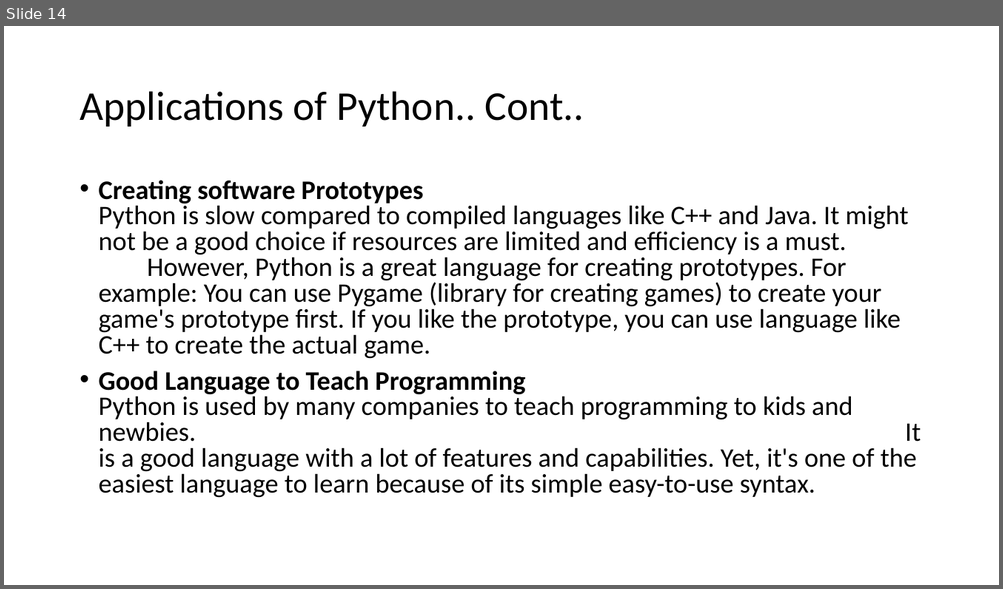
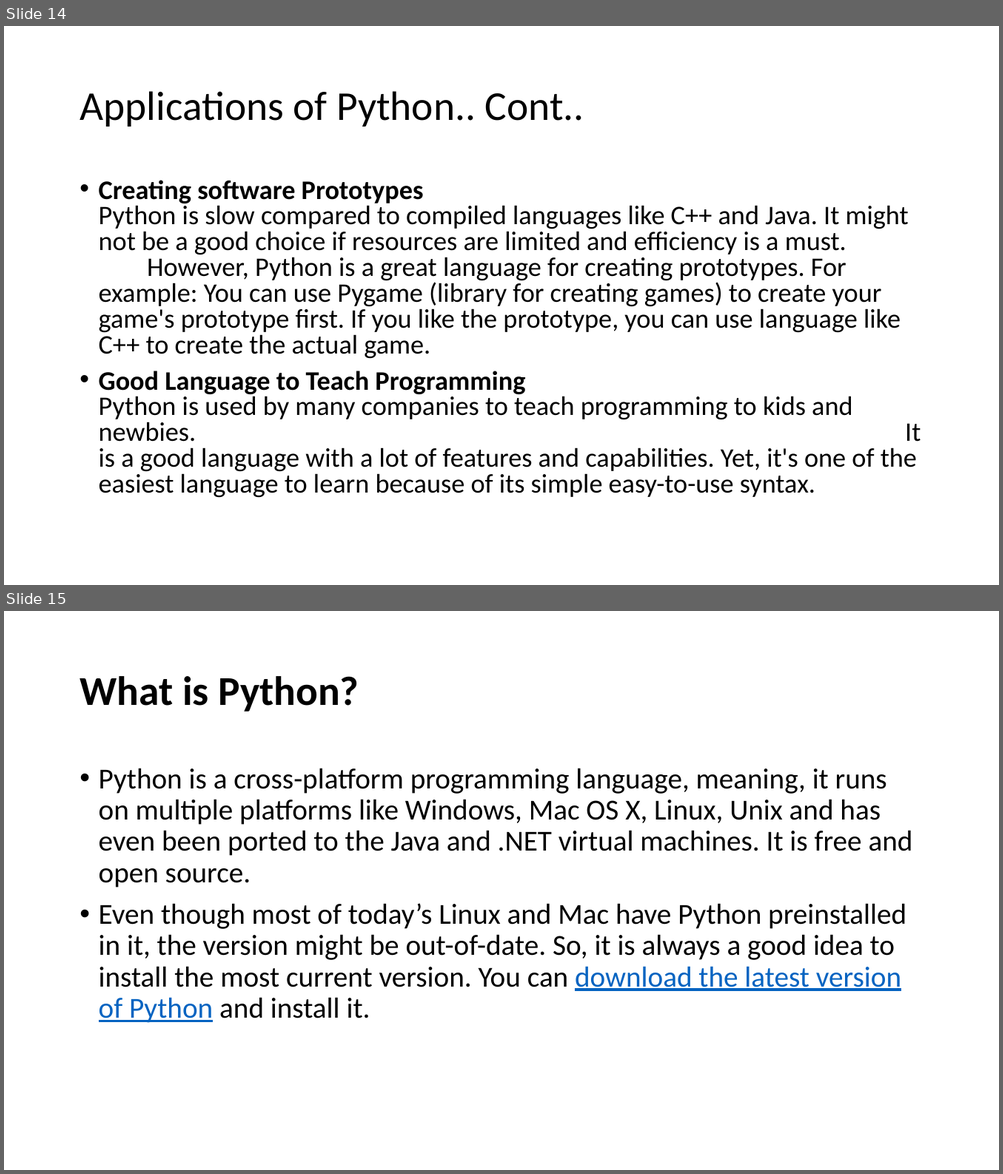
Before and after one commit to sumitshankar1126/Python-Introduction-, a slide deck: IntroductionOfPython.pptx. Shown one above the other, each under a label of ours: slide 14 before the commit, slides 14 and 15 after it. The pictures are 1003x589 and 1003x1174 pixels, drawn with LibreOffice and Linux fonts; fonts in the diff are those of the drawing. Boxes give left, top, right and bottom in pixels: in the first picture for what was removed or moved away, otherwise in the second. Text is boxed around its words. In the diff, an @@ line names an element or a change of style, - is before the commit and + after.

```diff
--- a/IntroductionOfPython.pptx
+++ b/IntroductionOfPython.pptx
@@ slide 15 added at bbox=[4, 611, 999, 1170], background #FFFFFF @@
@@ title added at bbox=[79, 676, 358, 712], 39.6 pt, text #000000, bold @@
+What is Python?
@@ text added at bbox=[99, 768, 913, 1023], 28 pt, text #000000 @@
+• Python is a cross-platform programming language, meaning, it runs on multiple platforms like Windows, Mac OS X, Linux, Unix and has even been ported to the Java and .NET virtual machines. It is free and open source.
+• Even though most of today’s Linux and Mac have Python preinstalled in it, the version might be out-of-date. So, it is always a good idea to install the most current version. You can download the latest version of Python and install it.
```
Also in this commit, not shown: 6 other slides added.
